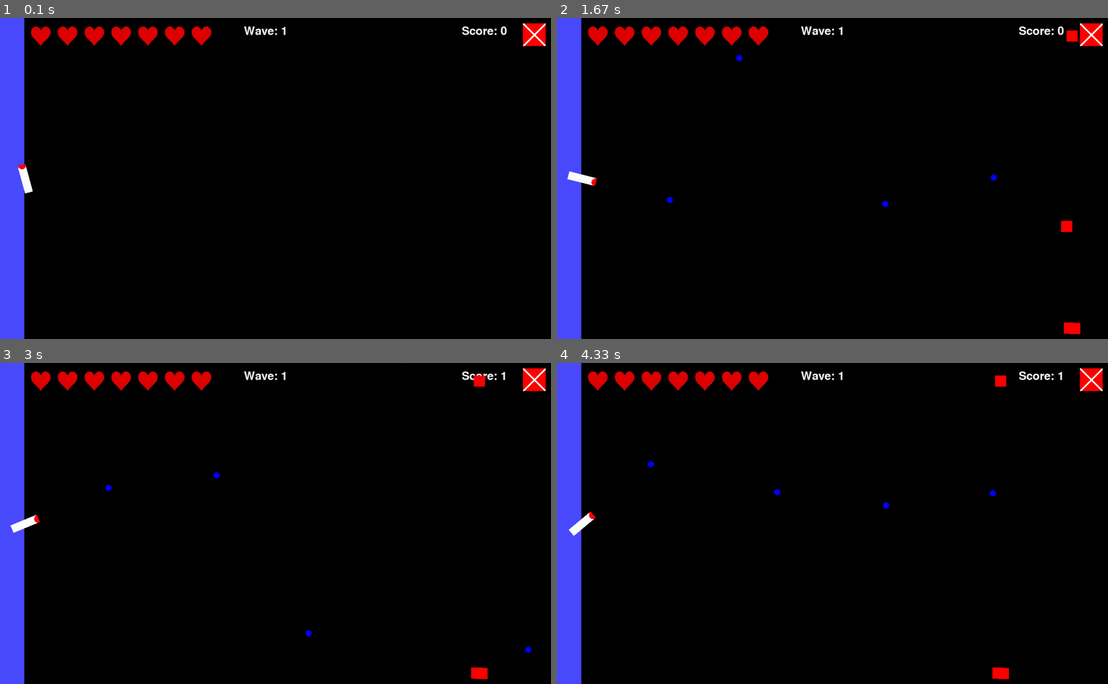
Above: before the commit, frames 1-4 (two rows, left to right).
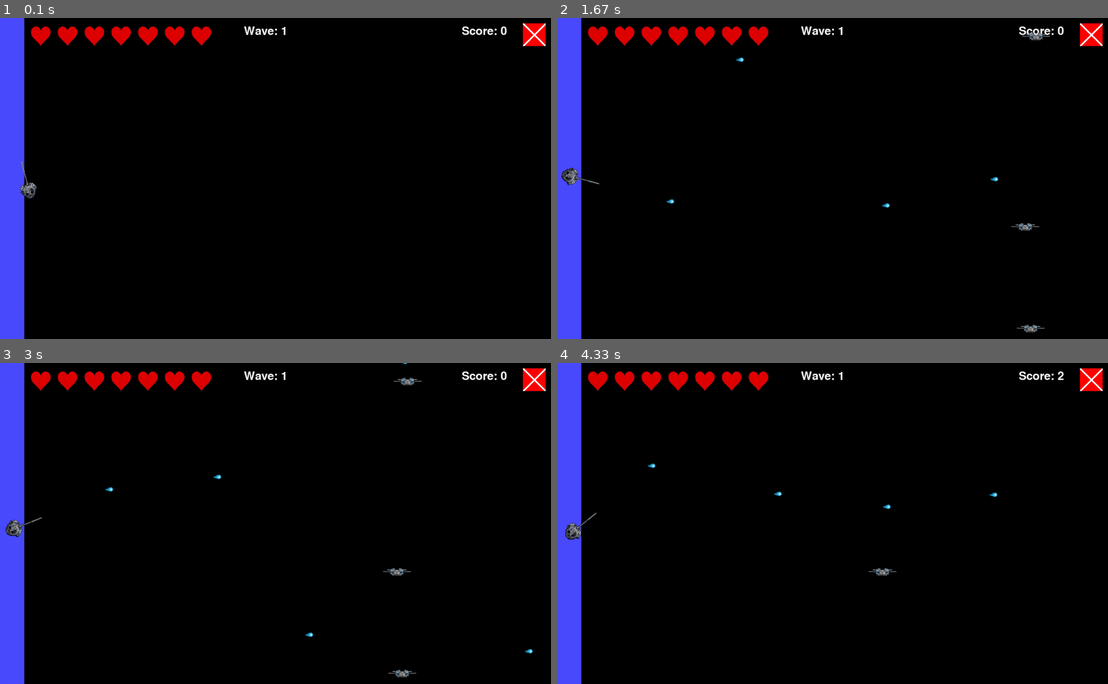
Above: after the commit, the same moments.

Repository: Ethan-Yuheng-Yao/pygame-shooter
Game: pygame game, started from shooter.py
Two runs of this game, one before a commit and one after it. Both use one fixed random seed, a clock stepped at 60 frames per second and the inputs below.
Inputs (mouse positions are in pixels of both pictures, inside the frame that each line leads up to):
- Up to frame 1 (0.1 s): no input
- Up to frame 2 (1.67 s): click (821, 178) at 0.38 s; click (826, 200) at 0.72 s; click (645, 130) at 1.05 s; click (1030, 290) at 1.38 s
- Up to frame 3 (3 s): click (275, 414) at 1.72 s; click (236, 606) at 2.05 s; click (247, 468) at 2.38 s; click (187, 456) at 2.72 s
- Up to frame 4 (4.33 s): click (970, 494) at 3.05 s; click (1030, 497) at 3.38 s; click (942, 465) at 3.72 s; click (656, 462) at 4.05 s

The runs differ from the first frame. In frame 1, 0.2% of the frame differs, in the area x 3-7%, y 44-57%; in frame 2, 0.8%, in the area x 0-96%, y 3-99%; in frame 3, 0.7%; in frame 4, 0.6%.

Commit message:
Added more graphics

Diff:
--- /dev/null
+++ b/graphics/desktop.ini
@@ -0,0 +1,4 @@
+[ViewState]
+Mode=
+Vid=
+FolderType=Pictures
--- a/shooter.py
+++ b/shooter.py
@@ -23,28 +23,27 @@
 class Player(pygame.sprite.Sprite):
     def __init__(self):
         super().__init__()
-        self.original_image = pygame.Surface((int(screen_width * 0.05), int(screen_height * 0.025)), pygame.SRCALPHA)
-        self.original_image.fill((255, 255, 255))
-        pygame.draw.circle(self.original_image, (255, 0, 0), (int(screen_width * 0.05), int(screen_height * 0.015)), int(screen_width * 0.008))
+        self.original_image = pygame.image.load("graphics/player.png").convert_alpha()
+        self.original_image = pygame.transform.scale(self.original_image, (int(screen_width * 0.06), int(screen_height * 0.13)))
         self.image = self.original_image
         self.rect = self.image.get_rect(center=(int(screen_width * 0.08), int(screen_height * 0.5)))
 
     def update(self, mouse_pos):
         rel_x, rel_y = mouse_pos[0] - self.rect.centerx, mouse_pos[1] - self.rect.centery
-        angle = math.degrees(math.atan2(-rel_y, rel_x))
+        angle = (math.degrees(math.atan2(-rel_y, rel_x))) - 90
         self.image = pygame.transform.rotate(self.original_image, angle)
         self.rect = self.image.get_rect(center=self.rect.center)
 
 class Enemy(pygame.sprite.Sprite):
     def __init__(self, pos, color):
         super().__init__()
-        self.image = pygame.Surface((int(screen_width * 0.02), int(screen_width * 0.02)))
-        self.image.fill(color)
+        self.image = pygame.image.load("graphics/enemy.png").convert_alpha()
+        self.image = pygame.transform.scale(self.image, (int(screen_width * 0.05), int(screen_width * 0.015)))
         self.rect = self.image.get_rect(center=pos)
 
     def update(self, bullets_group):
         global score, health, running
-        self.rect.x -= int(screen_width * 0.001)
+        self.rect.x -= int(screen_width * 0.002)
         bullet_hits = pygame.sprite.spritecollide(self, bullets_group, True)
         if bullet_hits:
             self.kill()
@@ -58,8 +57,8 @@
 class Boss(pygame.sprite.Sprite):
     def __init__(self, pos, life):
         super().__init__()
-        self.image = pygame.Surface((int(screen_width * 0.05), int(screen_width * 0.05)))
-        self.image.fill((0, 0, 255))
+        self.image = pygame.image.load("graphics/boss.png").convert_alpha()
+        self.image = pygame.transform.scale(self.image, (int(screen_width * 0.07), int(screen_width * 0.07)))
         self.rect = self.image.get_rect(center=pos)
         self.health = life
 
@@ -74,17 +73,22 @@
             boss_spawned = False
             score += self.health
             start_new_wave()
+
         if self.rect.colliderect(end_point_rect):
             self.kill()
+            boss_spawned = False
             health -= 3
             if health <= 0:
                 running = False
+            else:
+                start_new_wave()
+
 
 class Bullet(pygame.sprite.Sprite):
     def __init__(self, pos, angle):
         super().__init__()
-        self.image = pygame.Surface((int(screen_width * 0.015), int(screen_width * 0.015)), pygame.SRCALPHA)
-        pygame.draw.circle(self.image, (0, 0, 255), (int(screen_width * 0.006), int(screen_width * 0.006)), int(screen_width * 0.006))
+        self.image = pygame.image.load("graphics/bullet.png").convert_alpha()
+        self.image = pygame.transform.scale(self.image, (int(screen_width * 0.015), int(screen_width * 0.015)))
         self.rect = self.image.get_rect(center=pos)
         self.pos = pygame.Vector2(pos)
         self.vel = pygame.Vector2(int(screen_width * 0.01), 0).rotate(angle)
@@ -127,7 +131,7 @@
 def start_new_wave():
     global wave, enemies_to_spawn, enemies_spawned, time_since_last_spawn
     wave += 1
-    enemies_to_spawn = random.randint(wave * 3, wave * 5)
+    enemies_to_spawn = random.randint(wave * 2, wave * 4)
     enemies_spawned = 0
     time_since_last_spawn = 0
 
@@ -136,9 +140,6 @@
 
 
 while True:
-    if health <= 0:
-        running = False
-
     for event in pygame.event.get():
         if event.type == pygame.QUIT:
             pygame.quit()
@@ -157,11 +158,19 @@
                     bullet = Bullet(player.rect.center, angle)
                     bullets_group.add(bullet)
         else:
+            if event.type == pygame.MOUSEBUTTONDOWN:
+                if event.button == 1:
+                    mouse_pos = pygame.mouse.get_pos()
+                    if close_button_rect.collidepoint(mouse_pos):
+                        pygame.quit()
+                        exit()
+
             screen.fill((255, 255, 255))
             screen.blit(end_text, end_text_rect)
             score_text_end = font__.render(f'Final Score: {score}', True, (255, 0, 0))
             score_text_end_rect = score_text_end.get_rect(center=(screen_width // 2, screen_height // 2))
             screen.blit(score_text_end, score_text_end_rect)
+            screen.blit(close_button, close_button_rect)
             pygame.display.update()
             continue
 
@@ -203,7 +212,10 @@
         if wave % 5 == 0 and wave != 0:
             if not boss_spawned:
                 boss_start_pos = (screen_width, random.randint(15, screen_height - 15))
-                boss = Boss(boss_start_pos, wave*2 + 20)
+                boss_health = wave * 3
+                if boss_health < 20:
+                    boss_health = 20
+                boss = Boss(boss_start_pos, boss_health)
                 bosses_group.add(boss)
                 boss_spawned = True
 
@@ -216,7 +228,7 @@
                 time_since_last_spawn = 0
                 enemies_spawned += 1
 
-        if len(enemies_group) == 0 and enemies_spawned >= enemies_to_spawn:
+        if len(enemies_group) == 0 and enemies_spawned >= enemies_to_spawn and not boss_spawned:
             spawn_timer += clock.get_time()
             if spawn_timer >= spawn_interval:
                 start_new_wave()
Binary file added: graphics/boss.png
Binary file added: graphics/bullet.png
Binary file added: graphics/enemy.png
Binary file added: graphics/player.png
Binary file added: graphics/wall.png
